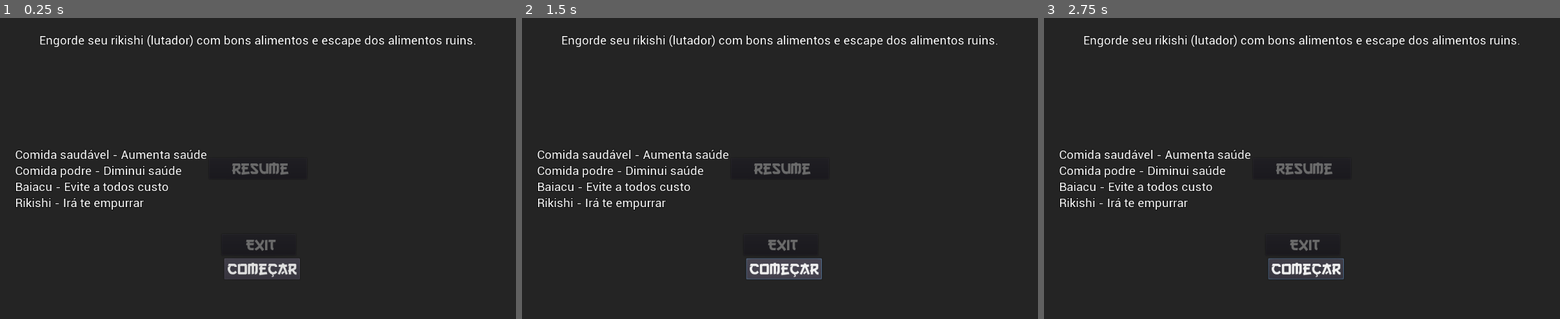
Above: before the commit, frames 1-3 (left to right).
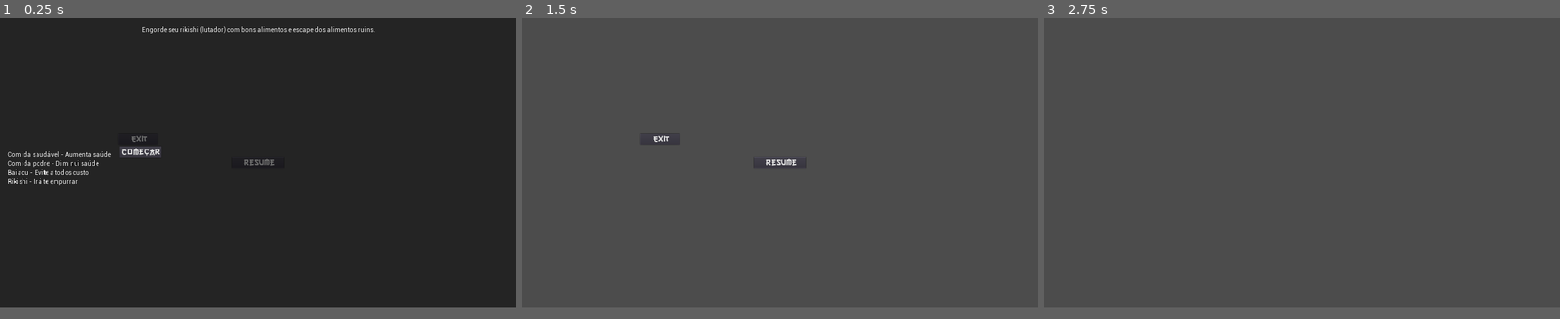
Above: after the commit, the same moments.

Repository: mshayden1998/ConSumo-Clone
Game: Godot game, scene res://Main.tscn
Two runs of this game, one before a commit and one after it. Both use one fixed random seed, a clock stepped at 60 frames per second and the inputs below.
Inputs (mouse positions are in pixels of both pictures, inside the frame that each line leads up to):
- Up to frame 1 (0.25 s): no input
- Up to frame 2 (1.5 s): click "Começar" at 0.5 s; click (785, 267) at 1.25 s, where only the run before the commit has a clickable "Começar"
- Up to frame 3 (2.75 s): click "Resume" at 2 s
In our replay, the window is 800x468 before the commit and 800x450 after it. These sizes can differ from the game's own. Grey fills any space a smaller window leaves; there, only what the larger window draws over its background counts as a difference.

The runs differ from the first frame. In frame 1, 4.9% of the frame differs, in the area x 1-93%, y 2-87%; in frame 2, 95%, in the area x 0-100%, y 0-97%; in frame 3, 95%.

Commit message:
interface update
now all buttons work. buttons are yellow. new "about" text.

Diff:
--- a/Main.gd
+++ b/Main.gd
@@ -17,4 +17,4 @@
 
 
 func _on_StartBtn_pressed():
-	pass
+	$Instructions.queue_free()
--- a/Main.tscn
+++ b/Main.tscn
@@ -16,9 +16,6 @@
 anchor_right = 1.0
 anchor_bottom = 1.0
 theme = ExtResource( 4 )
-__meta__ = {
-"_edit_use_anchors_": false
-}
 
 [node name="ColorRect" type="ColorRect" parent="Instructions"]
 anchor_right = 1.0
@@ -40,7 +37,7 @@
 }
 
 [node name="Header" type="Label" parent="Instructions/VSplitContainer"]
-margin_right = 964.0
+margin_right = 1860.0
 margin_bottom = 29.0
 text = "Engorde seu rikishi (lutador) com bons alimentos e escape dos alimentos ruins."
 align = 1
@@ -50,9 +47,9 @@
 }
 
 [node name="Body" type="Label" parent="Instructions/VSplitContainer"]
-margin_top = 228.0
-margin_right = 964.0
-margin_bottom = 353.0
+margin_top = 468.0
+margin_right = 1860.0
+margin_bottom = 593.0
 text = "Comida saudável - Aumenta saúde
 Comida podre - Diminui saúde
 Baiacu - Evite a todos custo
--- a/project.godot
+++ b/project.godot
@@ -17,7 +17,12 @@
 
 [display]
 
+window/size/width=1920
+window/size/height=1080
+window/size/test_width=960
+window/size/test_height=540
 window/handheld/orientation="sensor_landscape"
+window/stretch/mode="2d"
 
 [input]
 
--- a/resources/HighlightFont.tres
+++ b/resources/HighlightFont.tres
@@ -3,5 +3,5 @@
 [ext_resource path="res://fonts/go3v2.ttf" type="DynamicFontData" id=1]
 
 [resource]
-size = 34
+size = 64
 font_data = ExtResource( 1 )
--- a/user_interface/InGame.tscn
+++ /dev/null
@@ -1,30 +0,0 @@
-[gd_scene load_steps=4 format=2]
-
-[ext_resource path="res://assets/tries_icon.png" type="Texture" id=1]
-[ext_resource path="res://resources/default_theme.tres" type="Theme" id=2]
-[ext_resource path="res://user_interface/InGame.gd" type="Script" id=3]
-
-[node name="InGame" type="Control"]
-anchor_right = 1.0
-theme = ExtResource( 2 )
-script = ExtResource( 3 )
-__meta__ = {
-"_edit_use_anchors_": false
-}
-
-[node name="WeightLabel" type="Label" parent="."]
-margin_left = 821.0
-margin_top = 15.0
-margin_right = 973.0
-margin_bottom = 44.0
-text = "Weight info"
-__meta__ = {
-"_edit_use_anchors_": false
-}
-
-[node name="TextureRect" type="TextureRect" parent="."]
-margin_right = 783.0
-margin_bottom = 256.0
-rect_scale = Vector2( 0.22981, 0.22981 )
-texture = ExtResource( 1 )
-stretch_mode = 2
--- /dev/null
+++ b/user_interface/InGameUI.tscn
@@ -0,0 +1,26 @@
+[gd_scene load_steps=3 format=2]
+
+[ext_resource path="res://user_interface/InGameUI.gd" type="Script" id=1]
+[ext_resource path="res://resources/default_theme.tres" type="Theme" id=2]
+
+[node name="InGameUI" type="Control"]
+anchor_right = 1.0
+theme = ExtResource( 2 )
+script = ExtResource( 1 )
+
+[node name="Weight" type="Label" parent="."]
+margin_left = 821.0
+margin_top = 15.0
+margin_right = 973.0
+margin_bottom = 44.0
+text = "Weight info"
+__meta__ = {
+"_edit_use_anchors_": false
+}
+
+[node name="Health" type="Label" parent="."]
+margin_left = 15.0
+margin_top = 15.0
+margin_right = 40.0
+margin_bottom = 29.0
+text = "Health info"
--- /dev/null
+++ b/user_interface/Intro.gd
@@ -0,0 +1,5 @@
+extends Control
+
+func _input(_event):
+	if Input.is_action_just_pressed("ui_accept"):
+		get_tree().change_scene("res://Main.tscn")
--- /dev/null
+++ b/user_interface/Intro.tscn
@@ -0,0 +1,36 @@
+[gd_scene load_steps=4 format=2]
+
+[ext_resource path="res://resources/HighlightFont.tres" type="DynamicFont" id=1]
+[ext_resource path="res://user_interface/Intro.gd" type="Script" id=2]
+[ext_resource path="res://resources/DefaultFont.tres" type="DynamicFont" id=3]
+
+[node name="Intro" type="Control"]
+anchor_right = 1.0
+anchor_bottom = 1.0
+script = ExtResource( 2 )
+
+[node name="Title" type="Label" parent="."]
+anchor_left = 0.5
+anchor_top = 0.5
+anchor_right = 0.5
+anchor_bottom = 0.5
+margin_left = -136.0
+margin_top = -36.0
+margin_right = 136.0
+margin_bottom = 36.0
+custom_fonts/font = ExtResource( 1 )
+text = "ConSumo"
+align = 1
+
+[node name="Message" type="Label" parent="."]
+anchor_left = 0.5
+anchor_top = 0.5
+anchor_right = 0.5
+anchor_bottom = 0.5
+margin_left = -134.0
+margin_top = 154.5
+margin_right = 134.0
+margin_bottom = 183.5
+custom_fonts/font = ExtResource( 3 )
+text = "Press SPACEBAR to start"
+align = 1
--- a/user_interface/PauseMenu.tscn
+++ b/user_interface/PauseMenu.tscn
@@ -8,9 +8,6 @@
 anchor_bottom = 1.0
 theme = ExtResource( 1 )
 script = ExtResource( 2 )
-__meta__ = {
-"_edit_use_anchors_": false
-}
 
 [node name="ResumeBtn" type="Button" parent="."]
 anchor_left = 0.5
Renamed: user_interface/InGame.gd -> user_interface/InGameUI.gd
